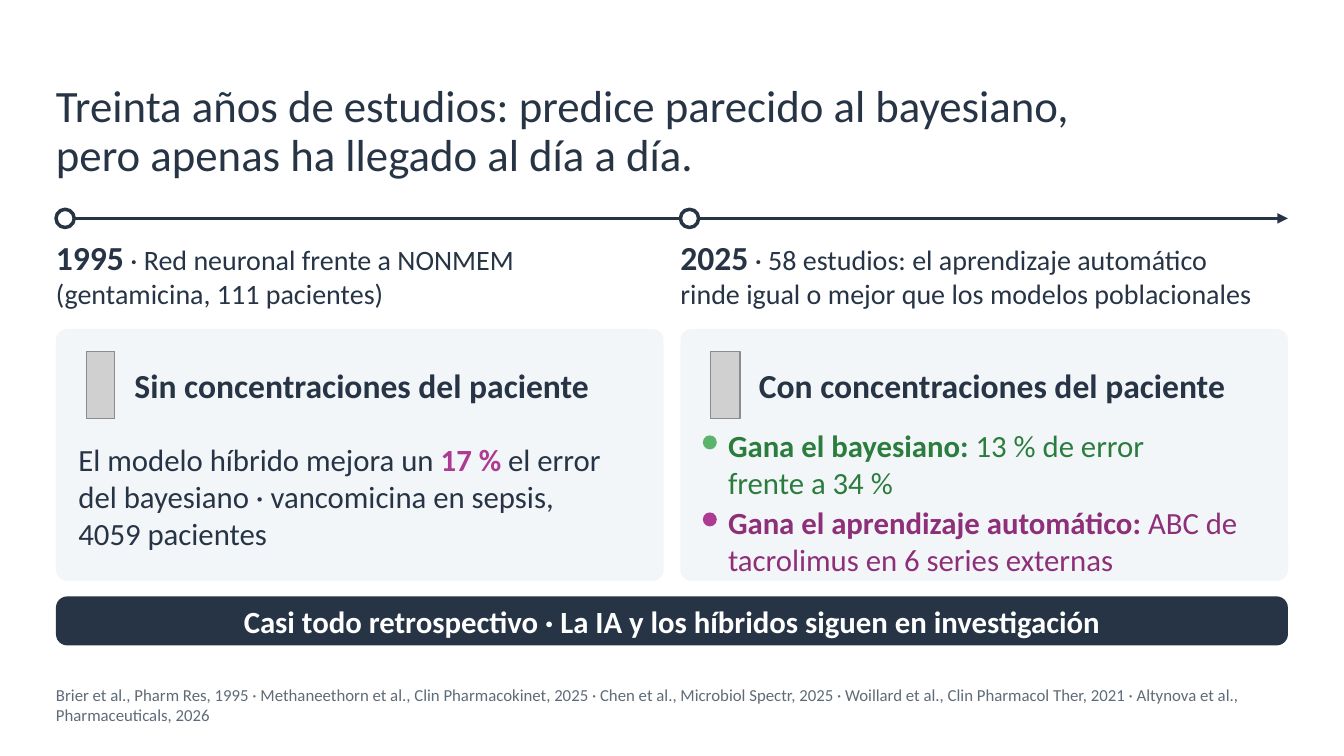
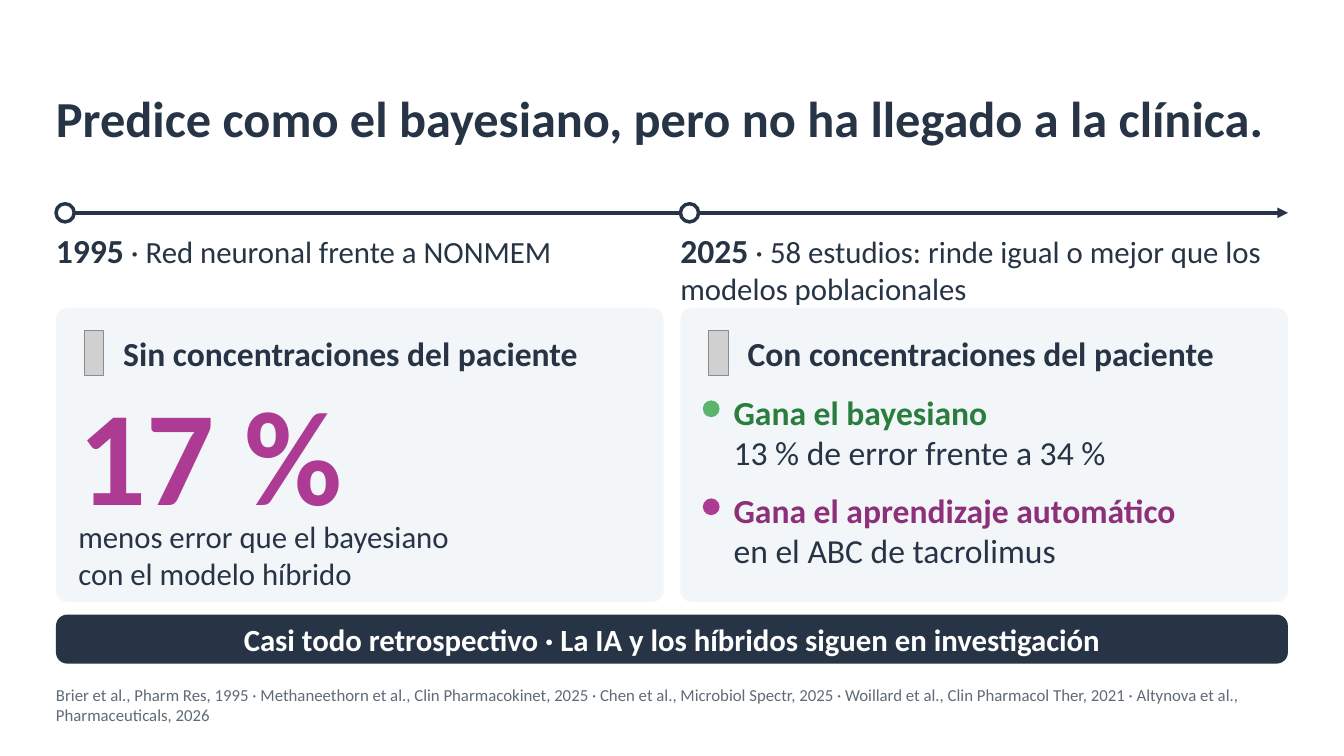
Before and after one commit to amonterodel/academic-pptx-skill, a slide deck: slide 4 of examples/sefh-71-ia-tdm/salida/ponencia-ia-tdm-montero.pptx. Drawn at 1344x756 pixels with LibreOffice and Linux fonts; fonts in the diff are those of the drawing; grey boxes stand for pictures; background and template pictures are left out. Boxes give left, top, right and bottom in pixels: in the first picture for what was removed or moved away, otherwise in the second. Text is boxed around its words. In the diff, an @@ line names an element or a change of style, - is before the commit and + after.

```diff
--- a/examples/sefh-71-ia-tdm/salida/ponencia-ia-tdm-montero.pptx
+++ b/examples/sefh-71-ia-tdm/salida/ponencia-ia-tdm-montero.pptx
@@ text "Predice como el bayesiano, pero ..." at [56, 101, 1263, 146]: vertical alignment top to middle @@
@@ text at [56, 101, 1263, 146]: text changed; size 32 to 36 pt; bold on @@
-Treinta años de estudios: predice parecido al bayesiano,
-pero apenas ha llegado al día a día.
+Predice como el bayesiano, pero no ha llegado a la clínica.
@@ 2 ellipses, 1 arrow: place and size @@
-2 ellipses, 1 arrow at [56, 210, 1289, 228]
+2 ellipses, 1 arrow at [56, 204, 1289, 222]
@@ text at [56, 241, 552, 264]: text changed; size 20 to 22 pt @@
-1995 · Red neuronal frente a NONMEM (gentamicina, 111 pacientes)
+1995 · Red neuronal frente a NONMEM
@@ text at [680, 241, 1260, 305]: text changed; size 20 to 22 pt @@
-2025 · 58 estudios: el aprendizaje automático rinde igual o mejor que los modelos poblacionales
+2025 · 58 estudios: rinde igual o mejor que los modelos poblacionales
@@ rounded rectangle: place and size @@
-rounded rectangle at [56, 329, 664, 581]
+rounded rectangle at [56, 309, 664, 603]
@@ rounded rectangle at [56, 309, 664, 603]: proportions changed @@
@@ rounded rectangle at [681, 309, 1289, 603]: proportions changed @@
@@ rounded rectangle: place and size @@
-rounded rectangle at [681, 329, 1289, 581]
+rounded rectangle at [681, 309, 1289, 603]
@@ picture: place and size @@
-picture at [87, 352, 115, 419]
+picture at [85, 331, 104, 375]
@@ text "Sin concentraciones del paciente": place and size @@
-text "Sin concentraciones del paciente" at [134, 374, 589, 404]
+text "Sin concentraciones del paciente" at [123, 342, 578, 372]
@@ picture: place and size @@
-picture at [711, 352, 740, 419]
+picture at [709, 331, 729, 375]
@@ text "Con concentraciones del paciente": place and size @@
-text "Con concentraciones del paciente" at [759, 374, 1225, 404]
+text "Con concentraciones del paciente" at [748, 342, 1214, 372]
@@ text added at [78, 417, 214, 536], 96 pt, text #AD3B94, bold @@
+17 %
@@ ellipse: place and size @@
-ellipse at [703, 436, 717, 450]
+ellipse at [703, 400, 720, 417]
@@ text at [734, 401, 1074, 466]: text changed; size 22 to 24 pt; text colour #2B7D3D to #263445 @@
-Gana el bayesiano: 13 % de error frente a 34 %
+Gana el bayesiano
+13 % de error frente a 34 %
@@ text removed at [78, 449, 600, 550] @@
-El modelo híbrido mejora un 17 % el error del bayesiano · vancomicina en sepsis, 4059 pacientes
@@ ellipse: place and size @@
-ellipse at [703, 512, 717, 526]
+ellipse at [703, 498, 720, 515]
@@ text at [734, 499, 1175, 564]: text changed; size 22 to 24 pt; bold on @@
-Gana el aprendizaje automático: ABC de tacrolimus en 6 series externas
+Gana el aprendizaje automático
+en el ABC de tacrolimus
@@ text added at [78, 526, 448, 586], 22 pt, text #263445 @@
+menos error que el bayesiano
+con el modelo híbrido
@@ rounded rectangle "Casi todo retrospectivo · La ...": place and size @@
-rounded rectangle "Casi todo retrospectivo · La ..." at [56, 597, 1289, 646]
+rounded rectangle "Casi todo retrospectivo · La ..." at [56, 615, 1289, 664]
```
Also in this commit, not shown: 7 other slides changed, 4 other files.
